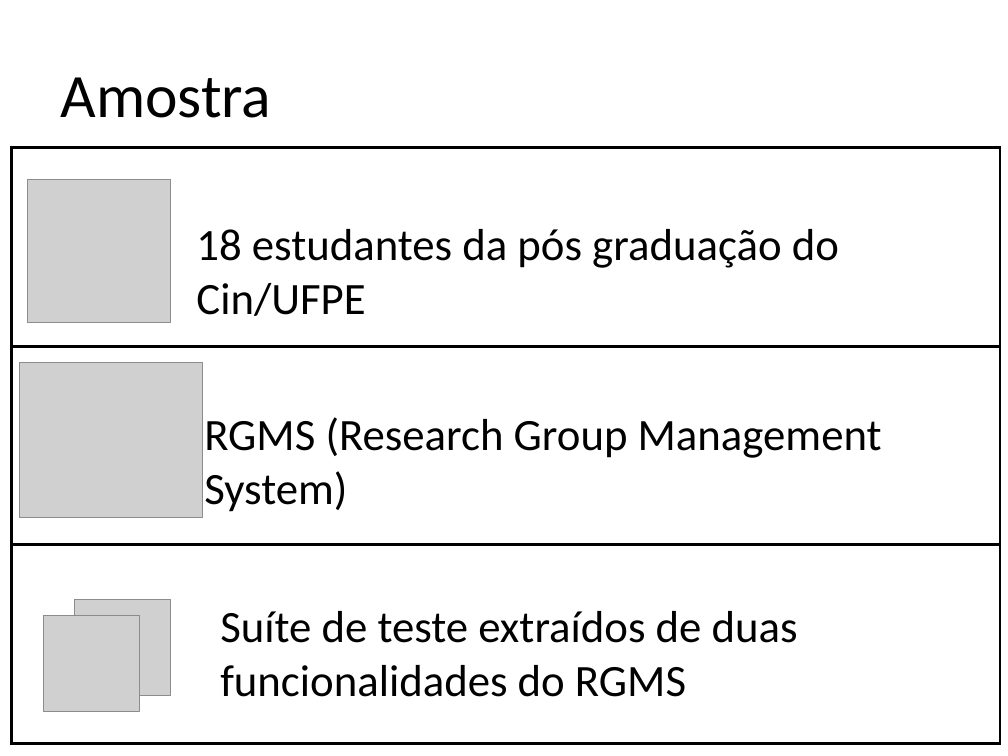
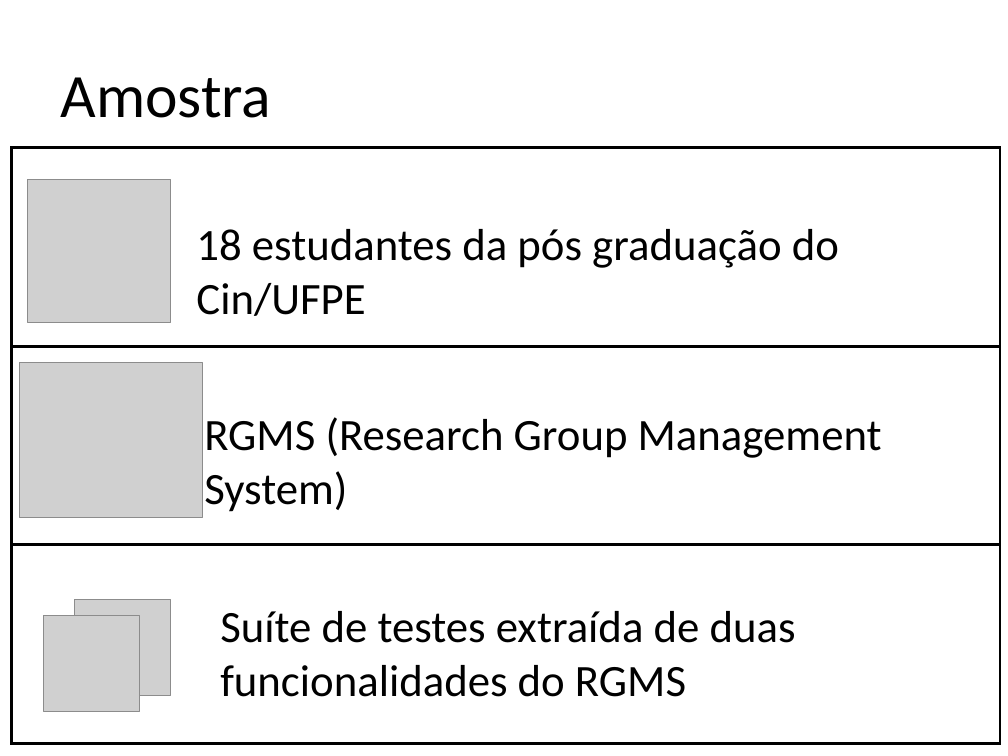
Before and after one commit to rcaa/ProjetoEstatistica2013, a slide deck: slide 9 of presentation/presentation.ppt. Drawn at 1008x756 pixels with LibreOffice and Linux fonts; fonts in the diff are those of the drawing; grey boxes stand for pictures. Boxes give left, top, right and bottom in pixels: in the first picture for what was removed or moved away, otherwise in the second. Text is boxed around its words. In the diff, an @@ line names an element or a change of style, - is before the commit and + after.

```diff
--- a/presentation/presentation.ppt
+++ b/presentation/presentation.ppt
@@ text at (220,611,796,697): text changed @@
-Suíte de teste extraídos de duas funcionalidades do RGMS
+Suíte de testes extraída de duas funcionalidades do RGMS
```
Also in this commit, not shown: 1 other slide changed, 5 other files.
